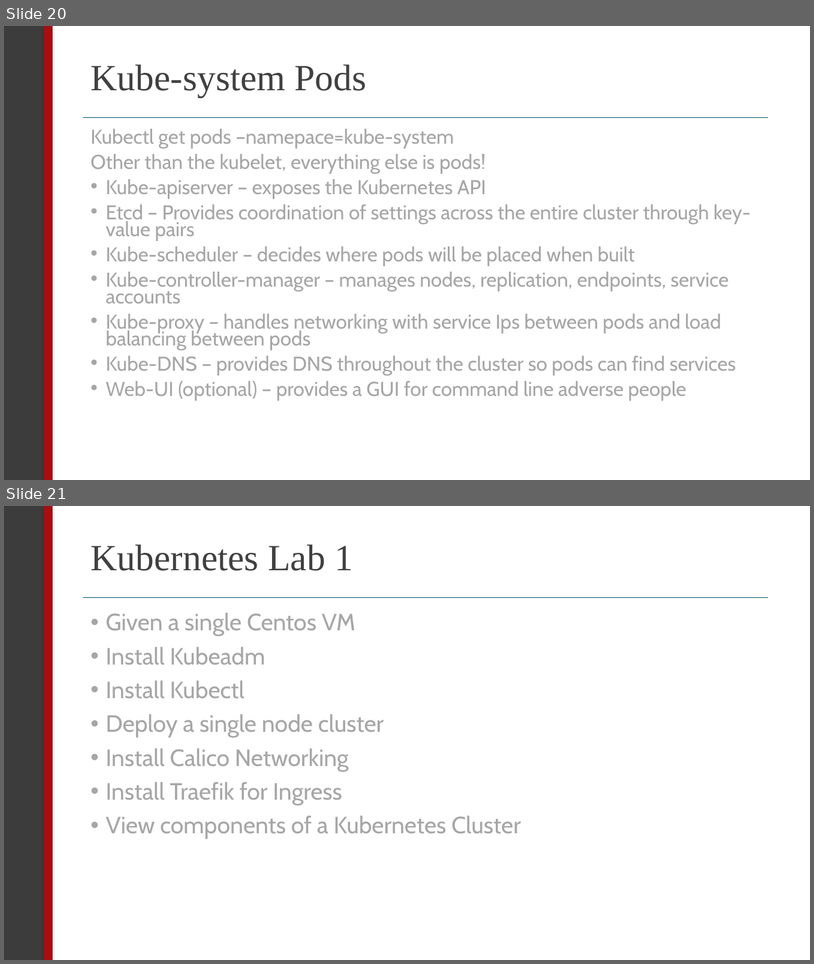
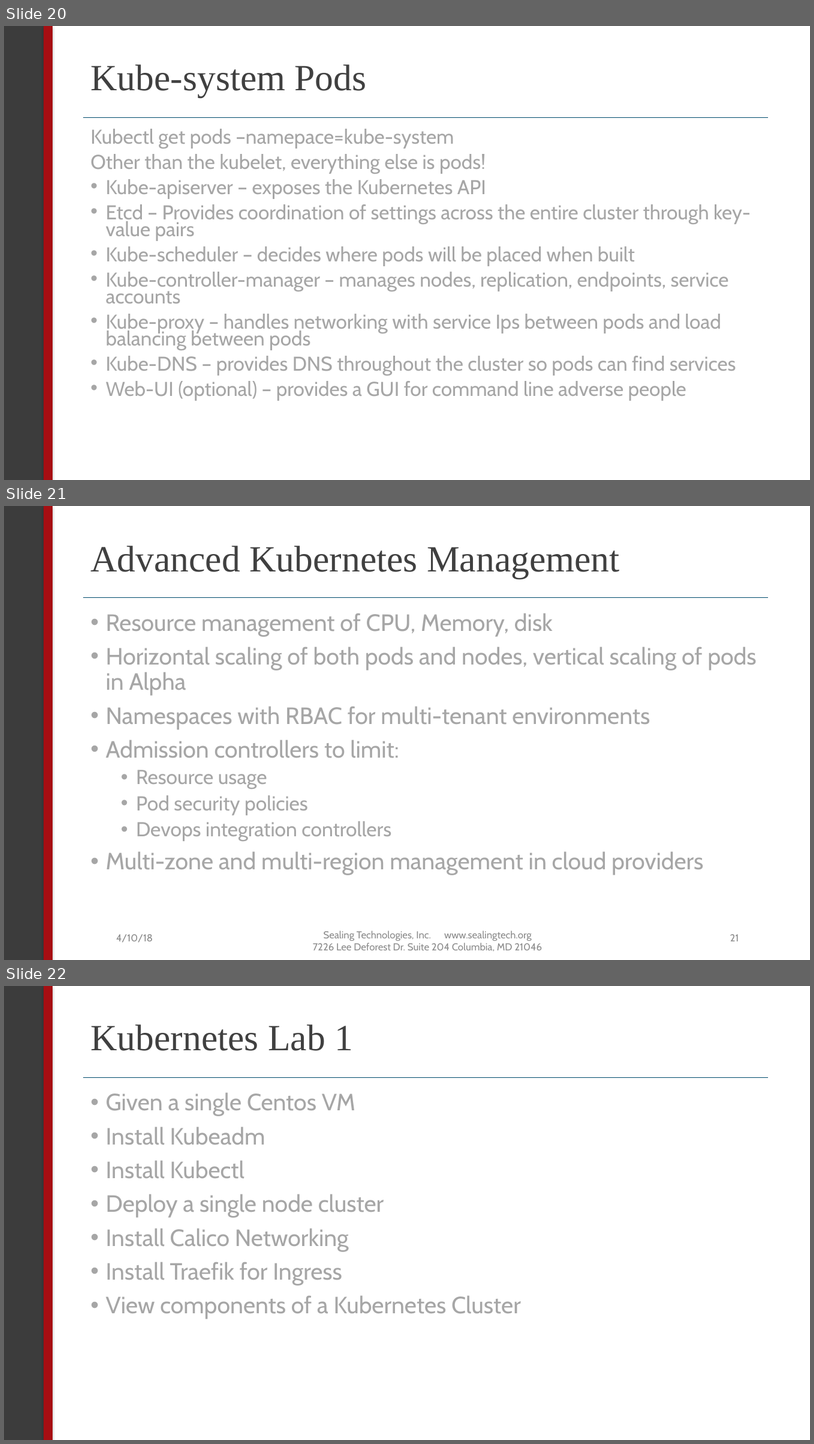
Before and after one commit to sealingtech/kubernetes_training, a slide deck: presentation/kubernetes.pptx. Shown one above the other, each under a label of ours: slides 20 and 21 before the commit, slides 20, 21 and 22 after it. The pictures are 814x964 and 814x1444 pixels, drawn with LibreOffice and Linux fonts; fonts in the diff are those of the drawing. Boxes give left, top, right and bottom in pixels: in the first picture for what was removed or moved away, otherwise in the second. Text is boxed around its words. In the diff, an @@ line names an element or a change of style, - is before the commit and + after.

```diff
--- a/presentation/kubernetes.pptx
+++ b/presentation/kubernetes.pptx
@@ slide 21 added at [4, 506, 810, 960], background #FFFFFF; not listed: 3 template elements that a slide beside it also shows @@
@@ title added at [90, 546, 620, 578], 44 pt, text #404040 @@
+Advanced Kubernetes Management
@@ text added at [106, 613, 756, 875], 28 pt, text #A6A6A6 @@
+• Resource management of CPU, Memory, disk
+• Horizontal scaling of both pods and nodes, vertical scaling of pods in Alpha
+• Namespaces with RBAC for multi-tenant environments
+• Admission controllers to limit:
+  • Resource usage
+  • Pod security policies
+  • Devops integration controllers
+• Multi-zone and multi-region management in cloud providers
@@ text added at [116, 934, 153, 942], 12 pt, text #8C8C8C @@
+4/10/18
@@ text added at [313, 930, 542, 951], 12 pt, text #8C8C8C @@
+Sealing Technologies, Inc. www.sealingtech.org
+7226 Lee Deforest Dr. Suite 204 Columbia, MD 21046
@@ page number added at [731, 934, 740, 941], 12 pt, text #8C8C8C @@
+21
@@ what was slide 21 is now slide 22 @@
```
Also in this commit, not shown: 3 slides changed, 5 other files.
